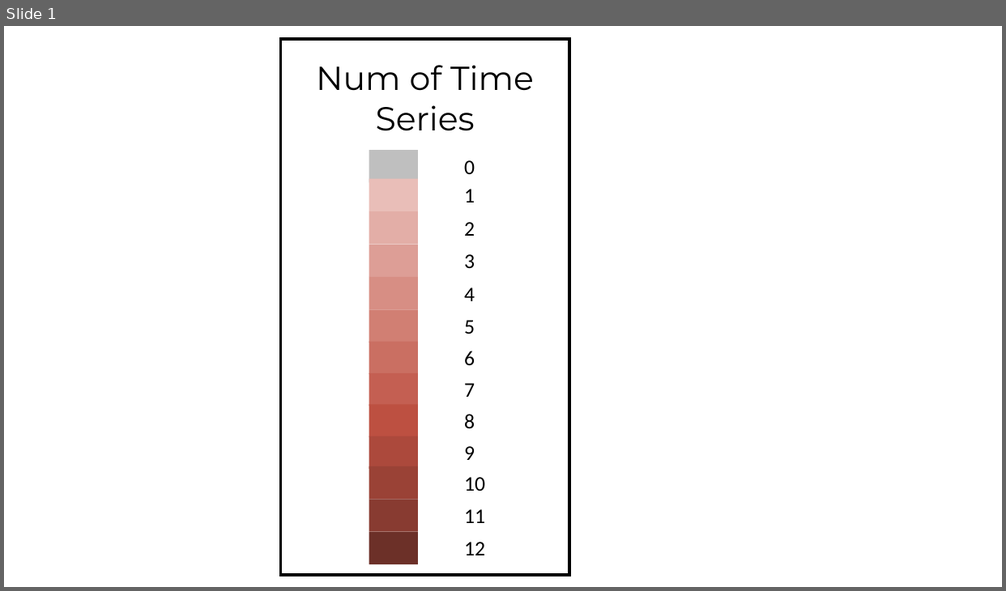
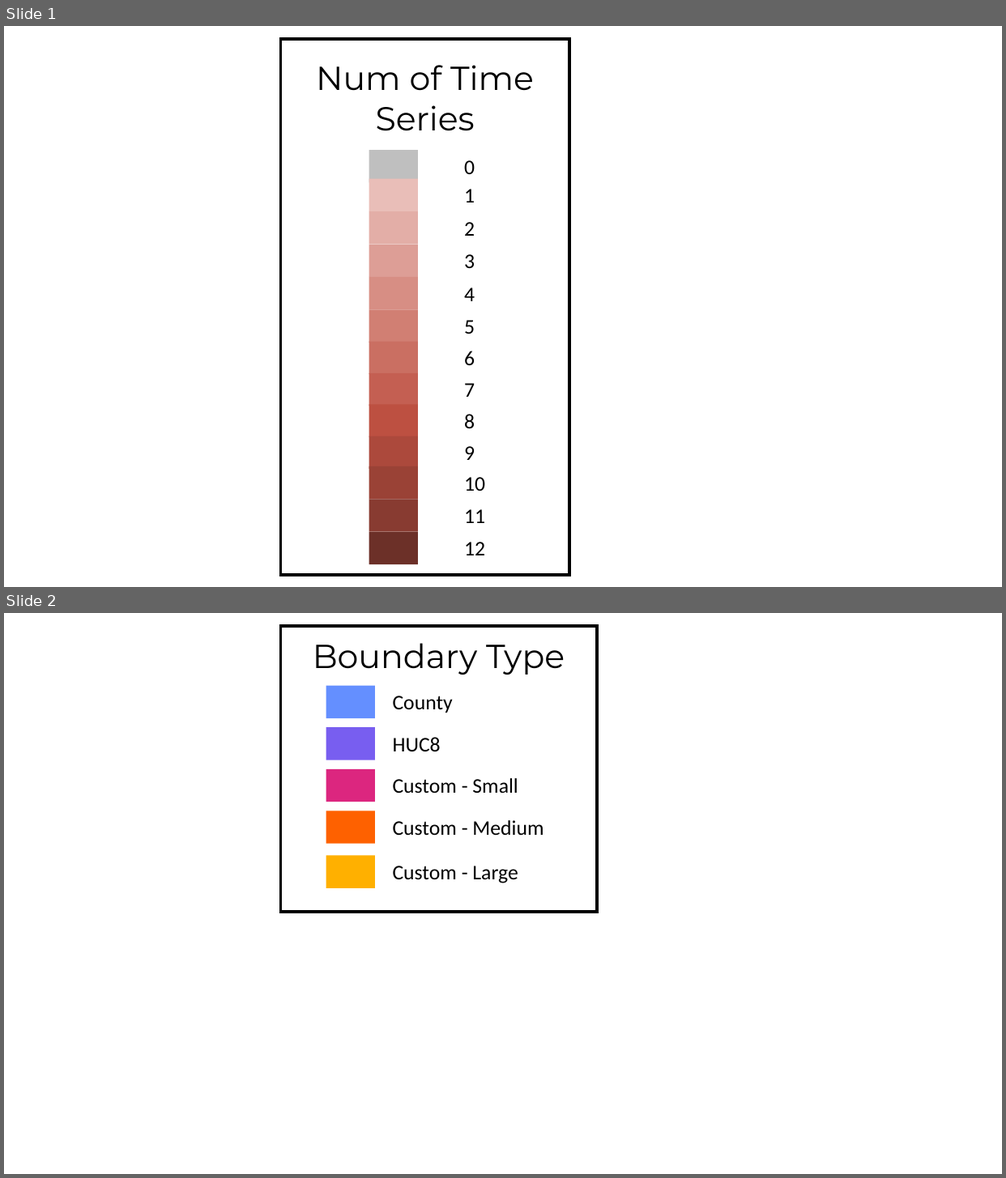
Before and after one commit to WSWCWaterDataExchange/WaDE2.0Apps, a slide deck: AG Demo/NotEssentialData/custom images.pptx. Shown one above the other, each under a label of ours: slide 1 before the commit, slides 1 and 2 after it. The pictures are 1006x591 and 1006x1178 pixels, drawn with LibreOffice and Linux fonts; fonts in the diff are those of the drawing. Boxes give left, top, right and bottom in pixels: in the first picture for what was removed or moved away, otherwise in the second. Text is boxed around its words. In the diff, an @@ line names an element or a change of style, - is before the commit and + after.

```diff
--- a/AG Demo/NotEssentialData/custom images.pptx
+++ b/AG Demo/NotEssentialData/custom images.pptx
@@ slide 2 added at bbox=[4, 613, 1002, 1174], background #FFFFFF @@
@@ rectangle added at bbox=[281, 626, 597, 912], outline #000000 3 pt @@
@@ text added at bbox=[313, 643, 565, 675], 32 pt, text #000000 @@
+Boundary Type
@@ rectangle added at bbox=[326, 686, 374, 718], fill #648FFF @@
@@ text added at bbox=[393, 696, 453, 713], 20 pt, text #000000 @@
+County
@@ rectangle added at bbox=[326, 727, 374, 760], fill #785EF0 @@
@@ text added at bbox=[393, 737, 441, 752], 20 pt, text #000000 @@
+HUC8
@@ rectangle added at bbox=[326, 769, 374, 803], fill #DC267F @@
@@ text added at bbox=[393, 778, 518, 794], 20 pt, text #000000 @@
+Custom - Small
@@ rectangle added at bbox=[326, 811, 374, 844], fill #FE6100 @@
@@ text added at bbox=[393, 820, 543, 836], 20 pt, text #000000 @@
+Custom - Medium
@@ rectangle added at bbox=[326, 855, 374, 888], fill #FFB000 @@
@@ text added at bbox=[393, 866, 518, 884], 20 pt, text #000000 @@
+Custom - Large
```
Also in this commit, not shown: 14 other files.
